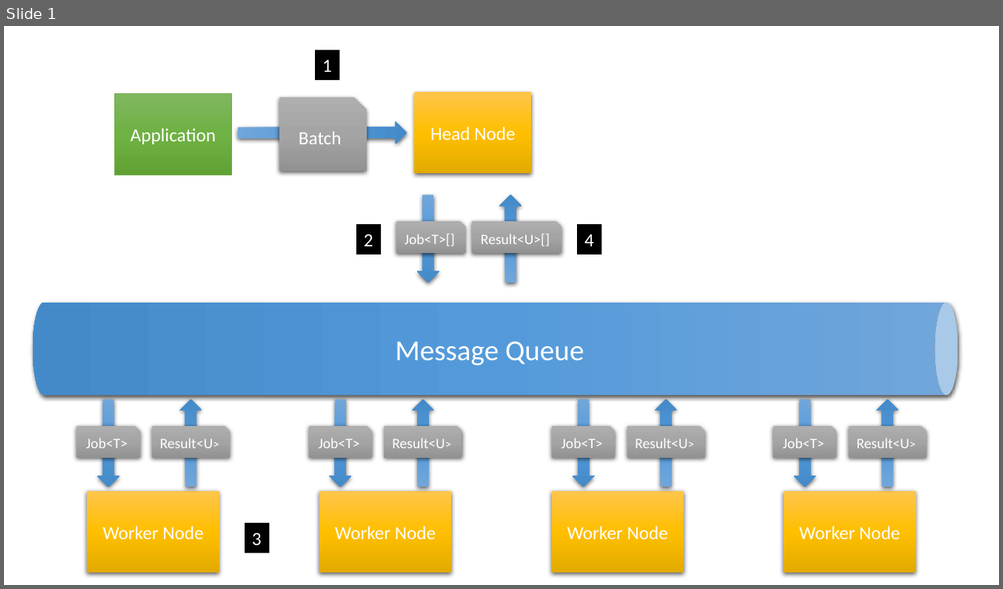
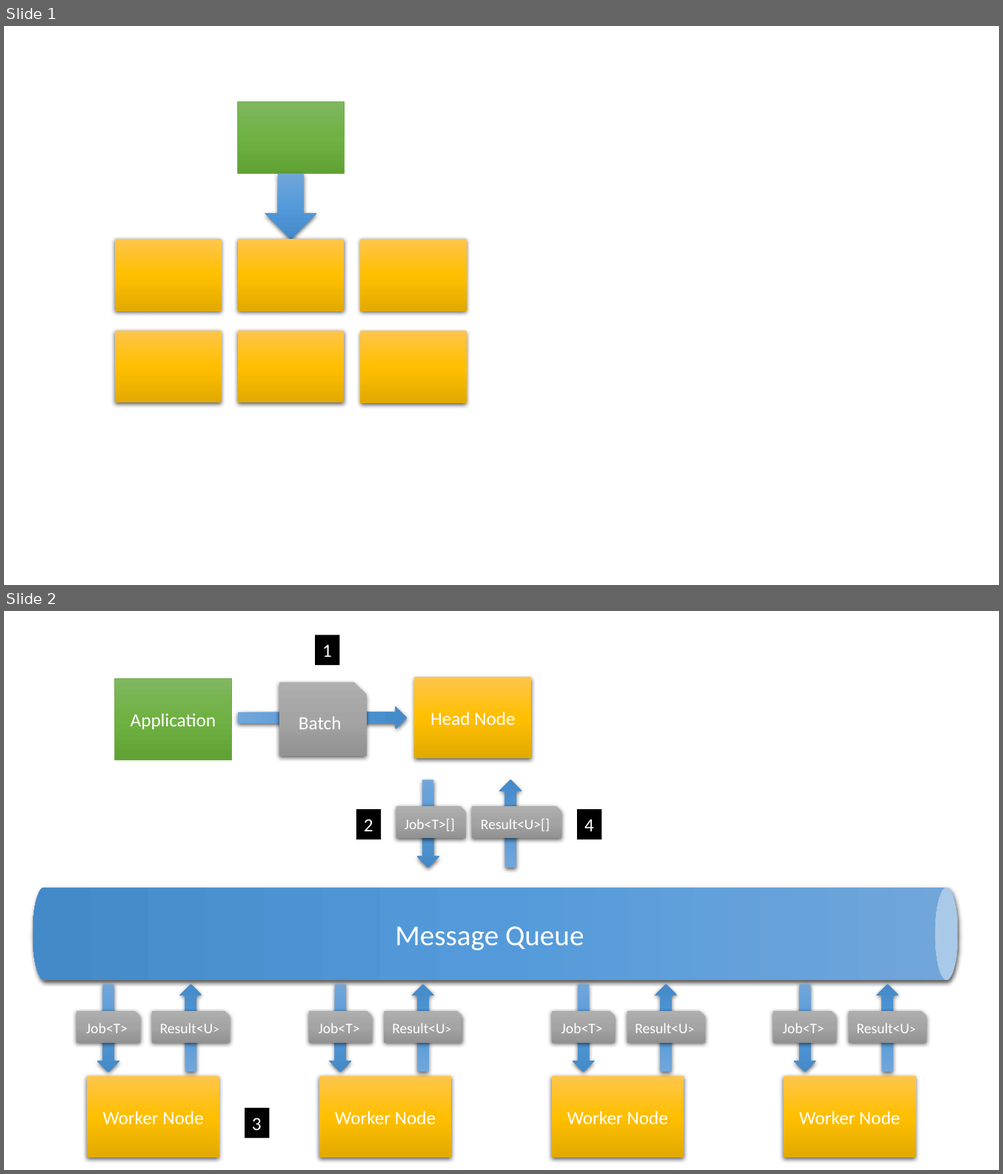
Before and after one commit to SimpleScale/SimpleScale, a slide deck: Documentation/Architecture Diagram.pptx. Shown one above the other, each under a label of ours: slide 1 before the commit, slides 1 and 2 after it. The pictures are 1003x589 and 1003x1174 pixels, drawn with LibreOffice and Linux fonts; fonts in the diff are those of the drawing. Boxes give left, top, right and bottom in pixels: in the first picture for what was removed or moved away, otherwise in the second. Text is boxed around its words. In the diff, an @@ line names an element or a change of style, - is before the commit and + after.

```diff
--- a/Documentation/Architecture Diagram.pptx
+++ b/Documentation/Architecture Diagram.pptx
@@ slide 1 added at (4, 26, 999, 585), background #FFFFFF @@
@@ rectangle added at (238, 101, 344, 174), fill gradient #81B861 to #6FB242 to #62A336, outline #70AD47 0.5 pt @@
@@ down arrow added at (265, 174, 316, 239), fill gradient #71A6DB to #559BDB to #448ACA @@
@@ rectangle added at (115, 239, 221, 312), fill gradient #FFC64B to #FFC000 to #E3AB00 @@
@@ rectangle added at (238, 239, 344, 312), fill gradient #FFC64B to #FFC000 to #E3AB00 @@
@@ rectangle added at (361, 239, 466, 312), fill gradient #FFC64B to #FFC000 to #E3AB00 @@
@@ rectangle added at (115, 330, 221, 403), fill gradient #FFC64B to #FFC000 to #E3AB00 @@
@@ rectangle added at (238, 330, 344, 403), fill gradient #FFC64B to #FFC000 to #E3AB00 @@
@@ rectangle added at (361, 331, 466, 403), fill gradient #FFC64B to #FFC000 to #E3AB00 @@
@@ what was slide 1 is now slide 2 @@
```
Also in this commit, not shown: 1 other file.
